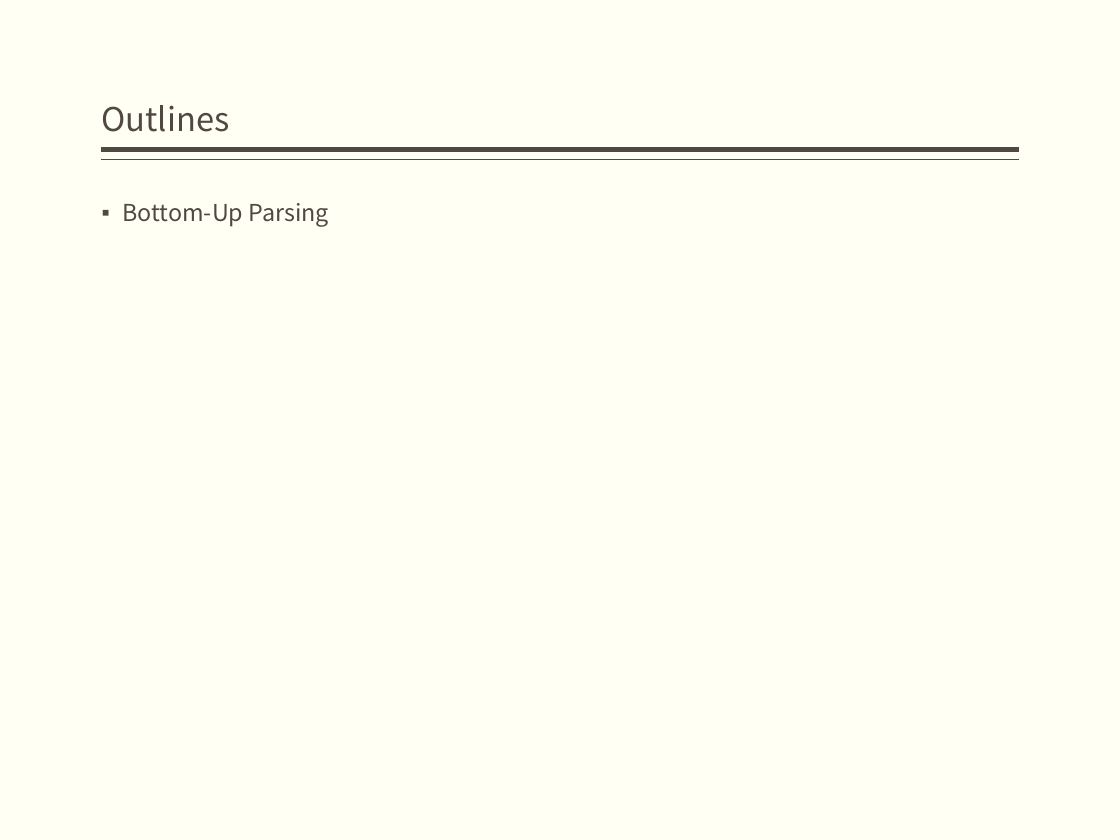
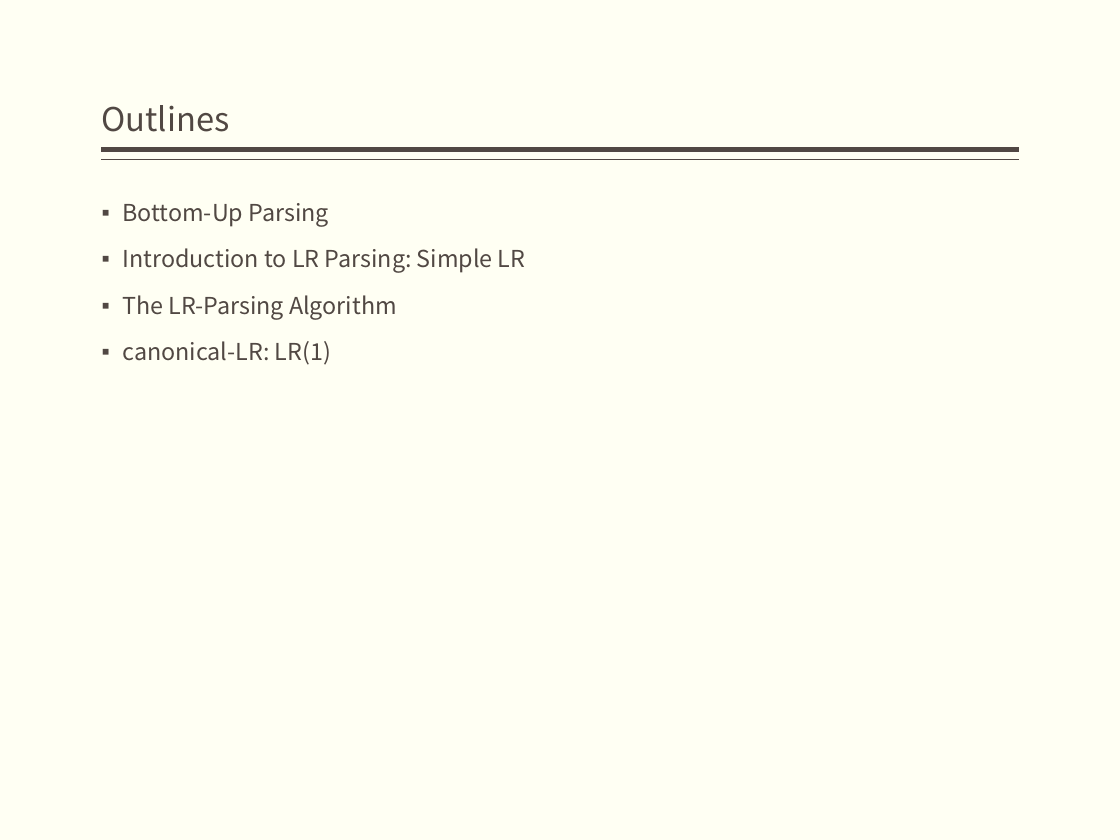
Before and after one commit to bonkboykz/jz81.github.io, a slide deck: slide 3 of course/compiler/LectureNotes/(Spring2017)Lecture5.pptx. Drawn at 1120x840 pixels with LibreOffice and Linux fonts; fonts in the diff are those of the drawing. Boxes give left, top, right and bottom in pixels: in the first picture for what was removed or moved away, otherwise in the second. Text is boxed around its words. In the diff, an @@ line names an element or a change of style, - is before the commit and + after.

```diff
--- a/course/compiler/LectureNotes/(Spring2017)Lecture5.pptx
+++ b/course/compiler/LectureNotes/(Spring2017)Lecture5.pptx
@@ text at [122, 248, 525, 365]: paragraphs added @@
+▪ Introduction to LR Parsing: Simple LR
+▪ The LR-Parsing Algorithm
+▪ canonical-LR: LR(1)
```
Also in this commit, not shown: 24 slides added.
